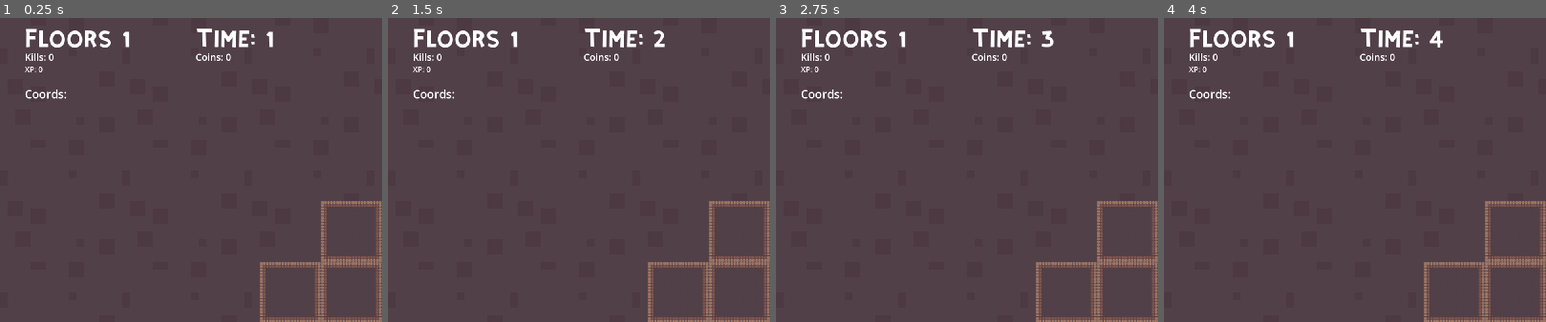
Above: before the commit, frames 1-4 (left to right).
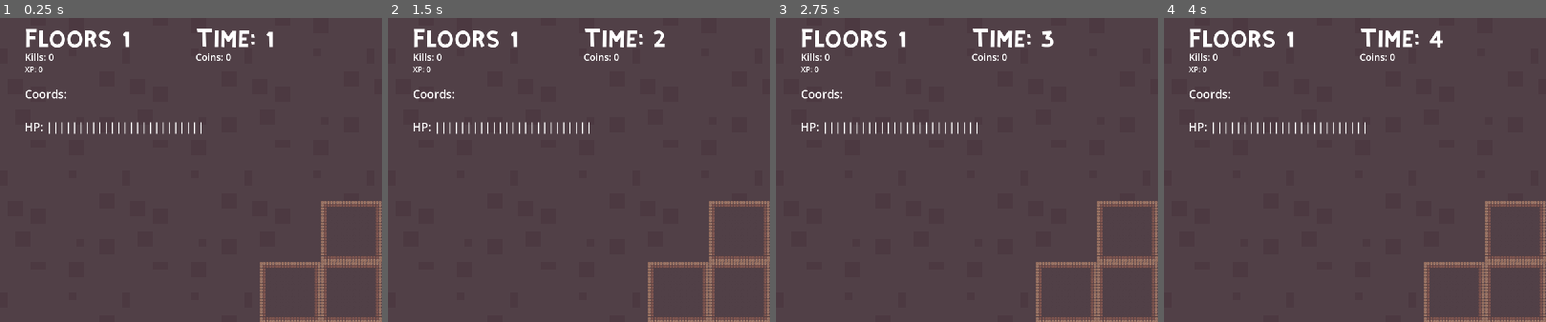
Above: after the commit, the same moments.

Repository: jaxonavena/Calamity
Game: Godot game, scene res://scenes/dungeon_generator.tscn
The game is run twice, just before and just after one commit, with the same random seed, the same clock (stepped at 60 frames per second) and the same inputs.
Inputs (mouse positions are % of the whole screen's width and height, from its top left):
- Up to frame 1 (0.25 s): no input
- Up to frame 2 (1.5 s): tap Enter at 0.5 s; move the mouse to (72, 45) at 0.52 s; hold Right (ui_right) 0.53-1.28 s; tap Space (attack) at 0.6 s; move the mouse to (30, 55) at 1.27 s; hold Down (ui_down) from 1.28 s (still down); click (30, 55) at 1.35 s
- Up to frame 3 (2.75 s): tap Space (attack) at 2 s; move the mouse to (60, 28) at 2.02 s; release Down (ui_down) at 2.03 s; hold Right (ui_right) from 2.03 s (still down); hold Tab (switch_weapon) from 2.03 s (still down)
- Up to frame 4 (4 s): tap Enter at 2.75 s; move the mouse to (45, 70) at 2.77 s; release Right (ui_right) at 2.78 s; release Tab (switch_weapon) at 2.78 s; hold Up (ui_up) 2.78-3.53 s; tap E at 2.85 s; tap Space (attack) at 3.5, 3.6 s; move the mouse to (80, 65) at 3.52 s; hold Left (ui_left) from 3.53 s (still down)
The pictures show only the part of the screen within x 0-50%, y 0-50%; the shares and areas given below are measured in that part.

The runs differ from the first frame. In frame 1, 0.5% of the frame differs, in the area x 6-53%, y 34-39%; in frame 2, 0.5%; in frame 3, 0.5%; in frame 4, 0.5%.

Commit message:
Add healthbar

Diff:
--- a/calamity-godotproject/scenes/dungeon_generator.tscn
+++ b/calamity-godotproject/scenes/dungeon_generator.tscn
@@ -33,8 +33,8 @@
 [node name="StatDisplay" type="Control" parent="CanvasLayer"]
 layout_mode = 3
 anchors_preset = 0
-offset_right = 1993.0
-offset_bottom = 1960.0
+offset_right = 2000.0
+offset_bottom = 2000.0
 script = ExtResource("16_qitlb")
 
 [node name="FloorsCleared" type="Label" parent="CanvasLayer/StatDisplay"]
@@ -89,7 +89,16 @@
 layout_mode = 0
 offset_left = 65.0
 offset_top = 178.0
-offset_right = 951.0
-offset_bottom = 460.0
+offset_right = 504.0
+offset_bottom = 224.0
 theme_override_font_sizes/font_size = 30
 text = "Coords:"
+
+[node name="Health" type="Label" parent="CanvasLayer/StatDisplay"]
+layout_mode = 0
+offset_left = 64.0
+offset_top = 264.0
+offset_right = 192.0
+offset_bottom = 312.0
+theme_override_font_sizes/font_size = 30
+text = "Health:"
--- a/calamity-godotproject/scripts/dungeon_generator.gd
+++ b/calamity-godotproject/scripts/dungeon_generator.gd
@@ -25,6 +25,7 @@
 var kills_label
 var coins_label
 var xp_label
+var health_label
 
 # DebugDisplay
 var mouse_pos_label
@@ -411,6 +412,7 @@
 	kills_label = stat_display.get_node("Kills")
 	coins_label = stat_display.get_node("Coins")
 	xp_label = stat_display.get_node("XP")
+	health_label = stat_display.get_node("Health")
 
 func update_stats():
 	floors_label.text = "Floors " + str(global_script.floors)
@@ -418,6 +420,7 @@
 	kills_label.text = "Kills: " + str(global_script.kills)
 	coins_label.text = "Coins: " + str(global_script.player_coins)
 	xp_label.text = "XP: " + str(global_script.player_xp)
+	health_label.text = "HP: "  + ("|".repeat($Player.health / 10))
 
 func find_debug_labels():
 	mouse_pos_label = stat_display.get_node("MousePos")
